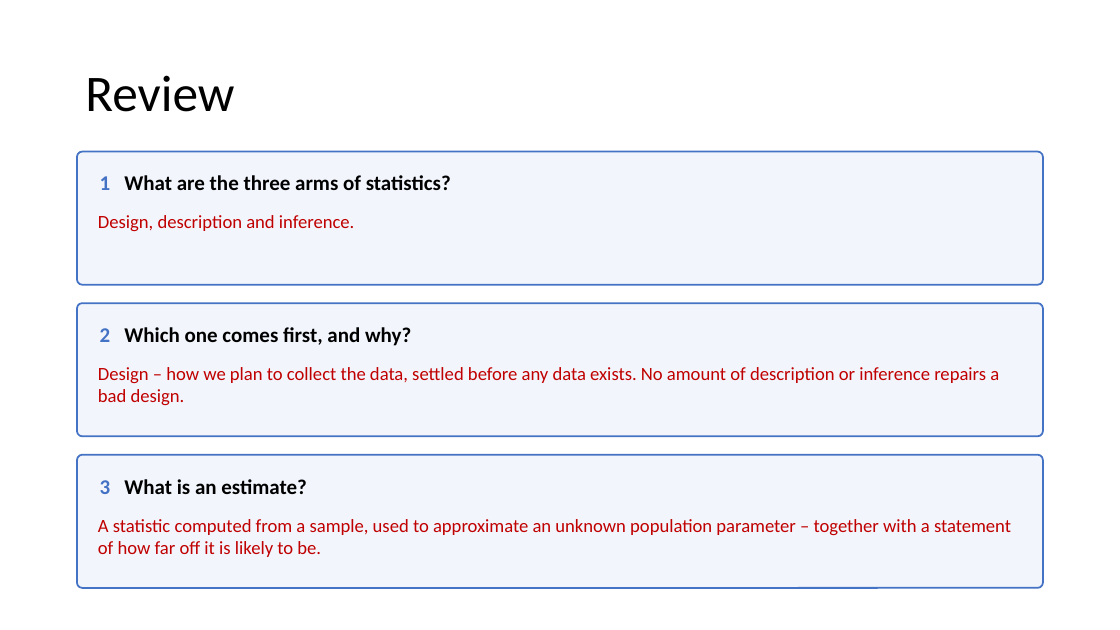
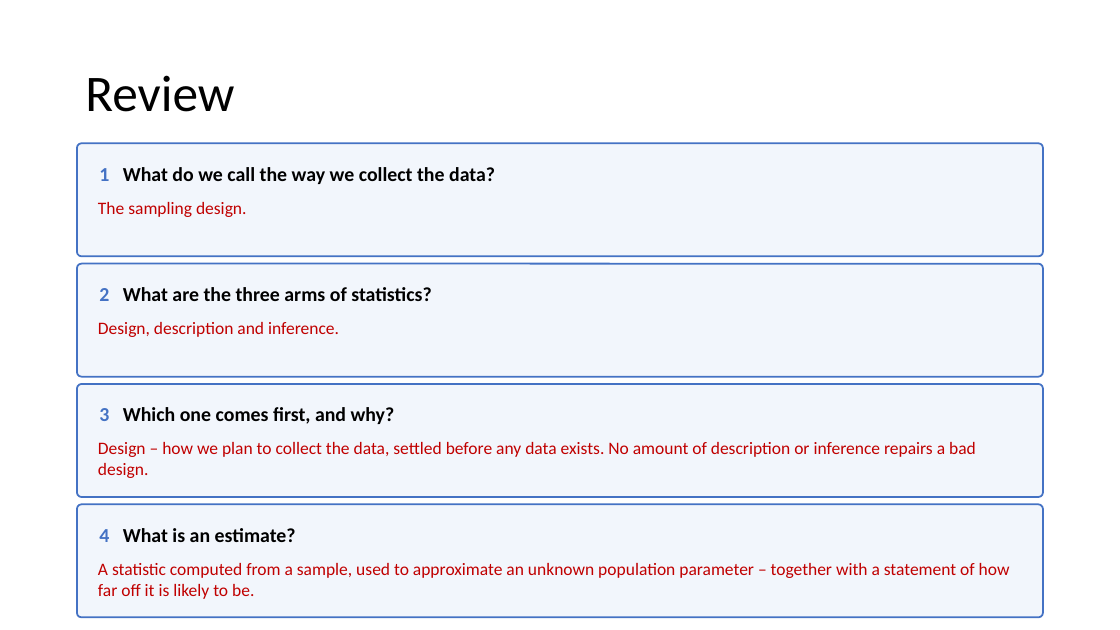
Before and after one commit to Jarred6068/Kvamme_UI_STAT251, a slide deck: slide 3 of docs/lecture_slides/Week 2/Week2_Lecture3_Slides_1_19_2024.pptx. Drawn at 1120x630 pixels with LibreOffice and Linux fonts; fonts in the diff are those of the drawing. Boxes give left, top, right and bottom in pixels: in the first picture for what was removed or moved away, otherwise in the second. Text is boxed around its words. In the diff, an @@ line names an element or a change of style, - is before the commit and + after.

```diff
--- a/docs/lecture_slides/Week 2/Week2_Lecture3_Slides_1_19_2024.pptx
+++ b/docs/lecture_slides/Week 2/Week2_Lecture3_Slides_1_19_2024.pptx
@@ rounded rectangle "1 What do we call ...": place and size @@
-rounded rectangle "1 What do we call ..." at [77, 151, 1044, 285]
+rounded rectangle "1 What do we call ..." at [77, 144, 1044, 257]
@@ text in rounded rectangle at [99, 167, 495, 184]: text changed; size 18 to 17 pt @@
-1 What are the three arms of statistics?
+1 What do we call the way we collect the data?
@@ text added at [98, 202, 247, 217], 15 pt, text #C00000 @@
+The sampling design.
@@ rounded rectangle added at [77, 264, 1044, 377], fill #F2F6FC, outline #4472C4 1.5 pt, 17 pt, text #000000, bold @@
+2 What are the three arms of statistics?
@@ size 16 to 15 pt in 3 elements at [98, 563, 1010, 599], [98, 442, 976, 478], [98, 322, 339, 337] @@
@@ text "Design, description and inference.": place and size @@
-text "Design, description and inference." at [98, 215, 354, 232]
+text "Design, description and inference." at [98, 322, 339, 337]
@@ rounded rectangle "3 Which one comes first, ...": place and size @@
-rounded rectangle "3 Which one comes first, ..." at [77, 303, 1044, 437]
+rounded rectangle "3 Which one comes first, ..." at [77, 384, 1044, 497]
@@ text in rounded rectangle at [99, 407, 395, 424]: text changed; size 18 to 17 pt @@
-2 Which one comes first, and why?
+3 Which one comes first, and why?
@@ text "Design – how we plan ...": place and size @@
-text "Design – how we plan ..." at [98, 367, 999, 406]
+text "Design – how we plan ..." at [98, 442, 976, 478]
@@ rounded rectangle "4 What is an estimate?": place and size @@
-rounded rectangle "4 What is an estimate?" at [77, 455, 1044, 588]
+rounded rectangle "4 What is an estimate?" at [77, 504, 1044, 618]
@@ text in rounded rectangle at [99, 528, 296, 542]: text changed; size 18 to 17 pt @@
-3 What is an estimate?
+4 What is an estimate?
@@ text "A statistic computed from a ...": place and size @@
-text "A statistic computed from a ..." at [98, 519, 1011, 557]
+text "A statistic computed from a ..." at [98, 563, 1010, 599]
```
Also in this commit, not shown: 4 other slides changed, 40 other files.
